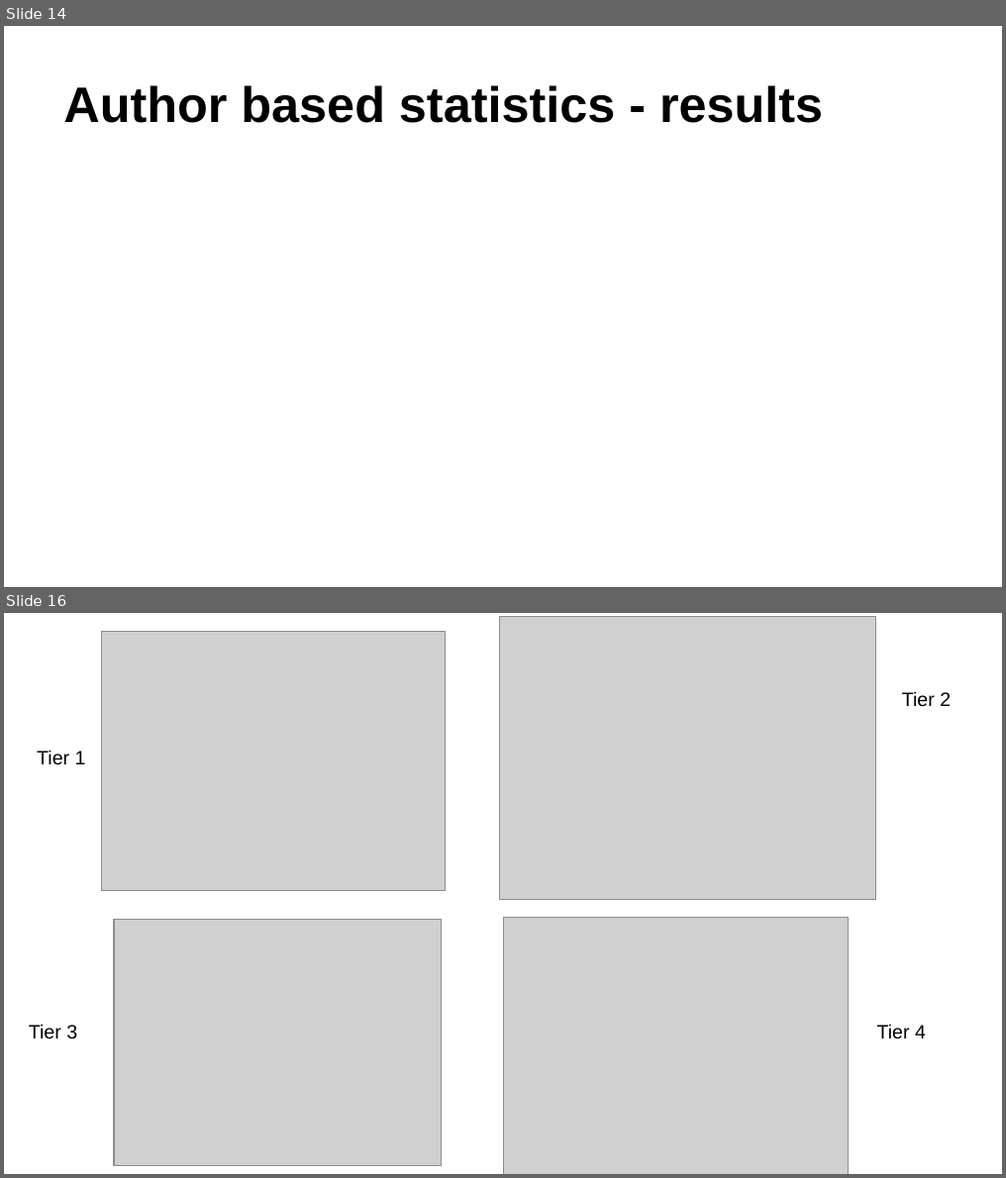
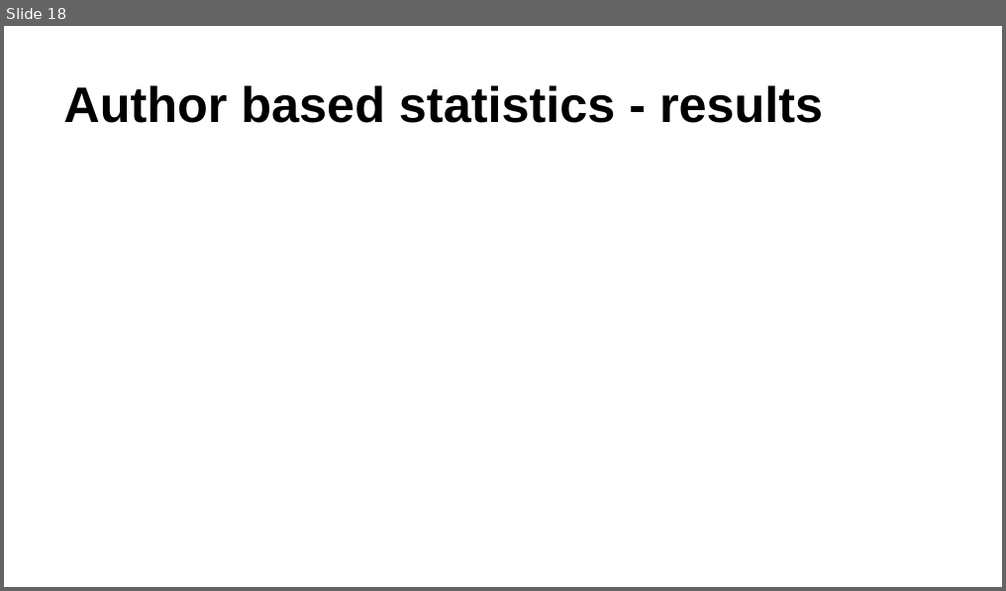
Before and after one commit to ag3859/RTBDProject, a slide deck: RTBD.pptx. Shown one above the other, each under a label of ours: slides 14 and 16 before the commit, slide 18 after it; the slides between them are not shown. The pictures are 1006x1178 and 1006x591 pixels, drawn with LibreOffice and Linux fonts; fonts in the diff are those of the drawing; grey boxes stand for pictures. Boxes give left, top, right and bottom in pixels: in the first picture for what was removed or moved away, otherwise in the second. Text is boxed around its words. In the diff, an @@ line names an element or a change of style, - is before the commit and + after.

```diff
--- a/RTBD.pptx
+++ b/RTBD.pptx
@@ slide 16 removed at (4, 613, 1002, 1174), background #FFFFFF @@
@@ picture removed at (101, 632, 446, 891) @@
@@ picture removed at (499, 617, 875, 900) @@
@@ text removed at (902, 691, 950, 707) @@
-Tier 2
@@ text removed at (37, 750, 86, 765) @@
-Tier 1
@@ picture removed at (114, 919, 442, 1165) @@
@@ picture removed at (504, 917, 848, 1174) @@
@@ text removed at (29, 1024, 77, 1040) @@
-Tier 3
@@ text removed at (877, 1024, 926, 1040) @@
-Tier 4
@@ what was slide 14 is now slide 18 @@
```
Also in this commit, not shown: 5 slides changed, 5 slides added, 2 other slides removed, 1 other file.
